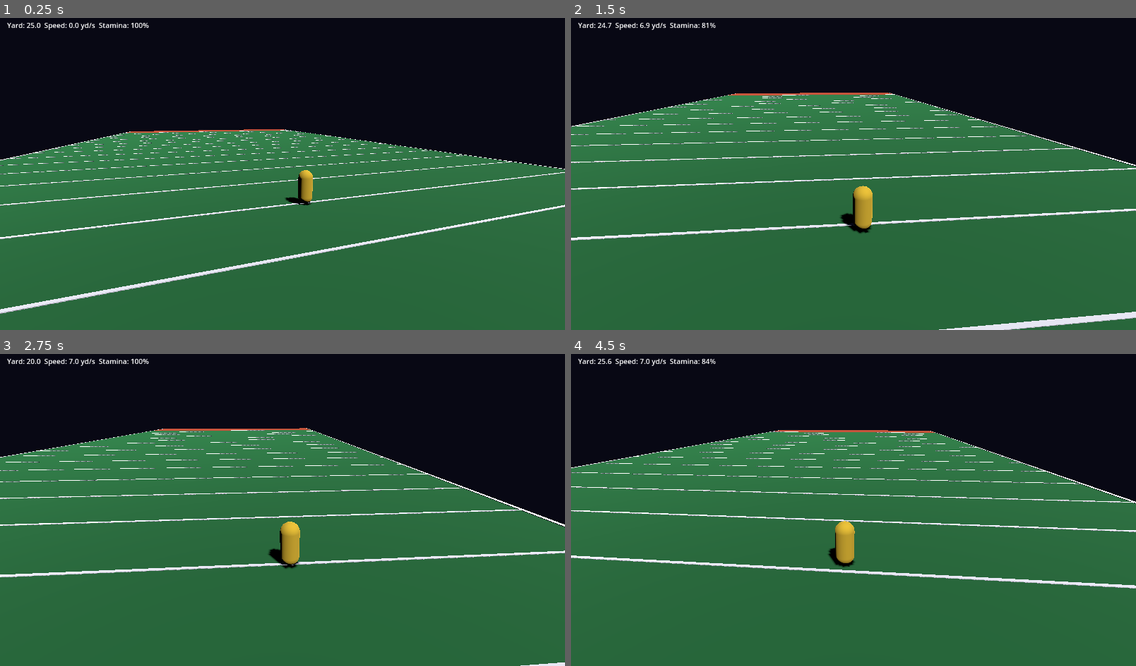
Above: before the commit, frames 1-4 (two rows, left to right).
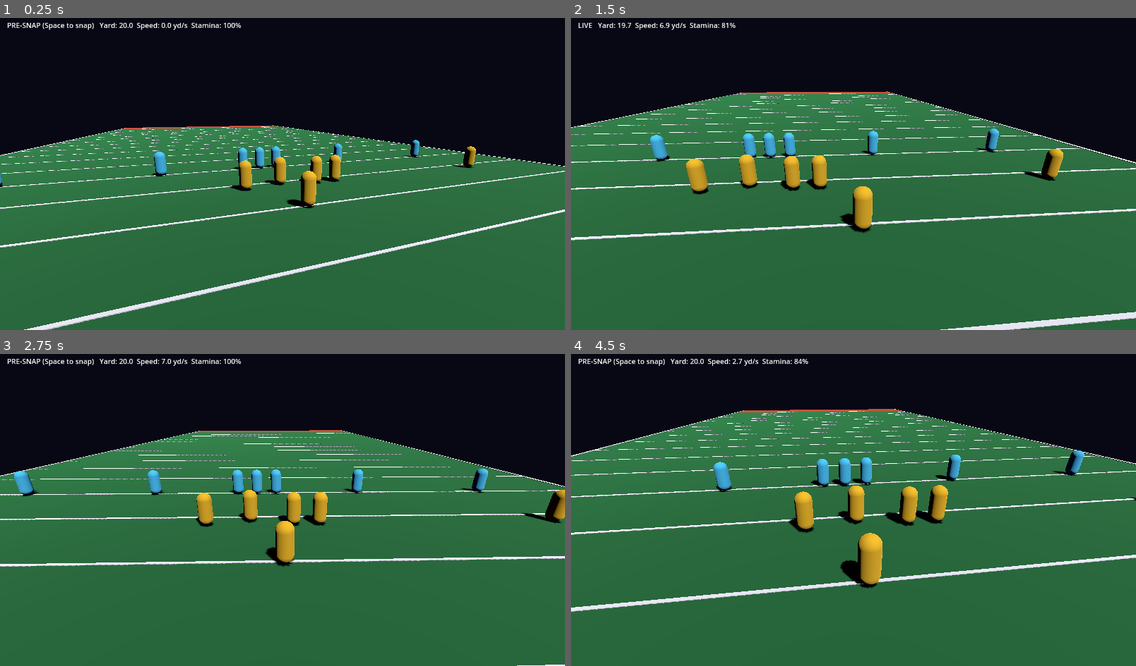
Above: after the commit, the same moments.

Repository: ZeratulAuditore/CraterBowl
Game: Godot game, scene res://scenes/main.tscn
Two runs of this game, one before a commit and one after it. Both use one fixed random seed, a clock stepped at 60 frames per second and the inputs below.
Inputs:
- Up to frame 1 (0.25 s): no input
- Up to frame 2 (1.5 s): tap Enter at 0.5 s; hold D 0.53-1.28 s; hold Shift 0.53-1.28 s; tap R at 0.6 s; tap Space at 0.77, 1.07 s; hold S from 1.28 s (still down); tap Shift at 1.35 s
- Up to frame 3 (2.75 s): tap Space at 1.52, 1.55, 1.82, 2.1 s; release S at 2.03 s; hold D from 2.03 s (still down); tap R at 2.3 s
- Up to frame 4 (4.5 s): release D at 2.78 s; hold W 2.78-3.53 s; tap R at 2.85, 4.35 s; tap Space at 3.02, 3.32, 3.77, 3.8, 4.07 s; tap Shift at 3.05 s; hold Shift 3.53-4.28 s; hold A from 3.53 s (still down)

The runs differ from the first frame. In frame 1, 8.2% of the frame differs, in the area x 0-100%, y 1-100%; in frame 2, 4.3%; in frame 3, 11%; in frame 4, 16%, in the area x 0-100%, y 1-83%.

Commit message:
iter 002: A02 ball + snap via authoritative World sim
Co-Authored-By: Claude Opus 5.5 <noreply@anthropic.com>

Diff:
--- a/src/game/main.gd
+++ b/src/game/main.gd
@@ -2,11 +2,19 @@
 ## Builds the field, spawns the local player and camera. Presentation only:
 ## rules live in src/sim. Sim (x, y) yards maps to 3D (x, 0, -y).
 
-const Field := preload("res://src/sim/field.gd")
+const World := preload("res://src/sim/world.gd")
+const Athlete := preload("res://src/sim/athlete.gd")
 const PlayerNode := preload("res://src/game/player.gd")
 
-var field := Field.new()
-var player: Node3D
+const TEAM_COLORS := [Color(0.95, 0.75, 0.15), Color(0.3, 0.8, 0.95)]
+
+var world := World.new()
+const Field := preload("res://src/sim/field.gd")
+var field: Field = world.field
+var controlled_id := -1
+var views: Array = []
+var player: Node3D  # view of the controlled athlete
+var ball_view: MeshInstance3D
 var camera: Camera3D
 var hud: Label
 
@@ -16,10 +24,10 @@
 func _ready() -> void:
 	_build_environment()
 	_build_field()
-	player = PlayerNode.new()
-	player.name = "Player"
-	player.setup(field, Vector2(field.width / 2.0, 25.0))
-	add_child(player)
+	_spawn_teams()
+	world.setup_formation(25.0)
+	for v in views:
+		v.sync()
 	camera = Camera3D.new()
 	camera.name = "FollowCamera"
 	camera.fov = 65
@@ -32,14 +40,64 @@
 	layer.add_child(hud)
 	add_child(layer)
 
+func _spawn_teams() -> void:
+	var cx: float = field.width / 2.0
+	var R := Athlete.Role
+	var offense := [[R.C, 0.0], [R.QB, 0.0], [R.WR, -18.0], [R.WR, 18.0], [R.RB, 4.0], [R.OL, -2.5], [R.OL, 2.5]]
+	var defense := [[R.DL, -1.5], [R.DL, 1.5], [R.LB, 0.0], [R.CB, -18.0], [R.CB, 18.0], [R.S, -8.0], [R.S, 8.0]]
+	for t in 2:
+		for e in (offense if t == 0 else defense):
+			var a := world.add_athlete(t, e[0], Vector2(cx + e[1], 0))
+			var v := PlayerNode.new()
+			v.name = "Athlete%d" % a.id
+			v.setup(a, TEAM_COLORS[t])
+			add_child(v)
+			views.append(v)
+	controlled_id = world.find_role(0, R.QB).id
+	player = views[controlled_id]
+	ball_view = MeshInstance3D.new()
+	ball_view.name = "Ball"
+	var sm := SphereMesh.new()
+	sm.radius = 0.18
+	sm.height = 0.36
+	var bm := StandardMaterial3D.new()
+	bm.albedo_color = Color(0.45, 0.25, 0.1)
+	sm.material = bm
+	ball_view.mesh = sm
+	ball_view.scale = Vector3(1, 1, 1.7)
+	add_child(ball_view)
+
+func read_input() -> Vector2:
+	var v := Vector2.ZERO
+	if Input.is_key_pressed(KEY_W): v.y += 1
+	if Input.is_key_pressed(KEY_S): v.y -= 1
+	if Input.is_key_pressed(KEY_D): v.x += 1
+	if Input.is_key_pressed(KEY_A): v.x -= 1
+	return v
+
+func _unhandled_key_input(e: InputEvent) -> void:
+	if e is InputEventKey and e.pressed and not e.echo:
+		if e.keycode == KEY_SPACE:
+			world.snap()
+		elif e.keycode == KEY_R:
+			world.setup_formation(world.los_y)
+
+func _physics_process(delta: float) -> void:
+	world.step({controlled_id: {"dir": read_input(), "sprint": Input.is_key_pressed(KEY_SHIFT)}}, delta)
+	for v in views:
+		v.sync()
+	var b = world.ball.position
+	ball_view.position = Vector3(b.x, b.z, -b.y)
+
 func _process(delta: float) -> void:
 	var target := player.global_position
 	var desired := target + Vector3(0, 6, 9)
 	camera.global_position = camera.global_position.lerp(desired, clampf(delta * 6.0, 0.0, 1.0))
 	camera.look_at(target + Vector3(0, 1, -4))
-	var m = player.motion
-	hud.text = "Yard: %.1f  Speed: %.1f yd/s  Stamina: %d%%%s" % [
-		m.position.y, m.speed(), int(m.stamina * 100), "  (WINDED)" if m.sprint_locked else ""]
+	var m = player.athlete
+	var phase_name: String = ["PRE-SNAP (Space to snap)", "LIVE", "DEAD (R to reset)"][world.phase]
+	hud.text = "%s   Yard: %.1f  Speed: %.1f yd/s  Stamina: %d%%%s" % [
+		phase_name, m.position.y, m.speed(), int(m.stamina * 100), "  (WINDED)" if m.sprint_locked else ""]
 
 func _build_environment() -> void:
 	var sun := DirectionalLight3D.new()
--- a/src/game/player.gd
+++ b/src/game/player.gd
@@ -1,12 +1,12 @@
 extends Node3D
-## Local player: reads input, drives PlayerMotion sim, mirrors its position.
+## View of one sim athlete. Mirrors position; owns no rules.
 
-const PlayerMotion := preload("res://src/sim/player_motion.gd")
+var athlete  # sim athlete
+var color := Color(0.9, 0.75, 0.2)
 
-var motion: PlayerMotion
-
-func setup(field, start: Vector2) -> void:
-	motion = PlayerMotion.new(start, field)
+func setup(a, c: Color) -> void:
+	athlete = a
+	color = c
 
 func _ready() -> void:
 	var mi := MeshInstance3D.new()
@@ -14,26 +14,14 @@
 	cap.radius = 0.4
 	cap.height = 1.9
 	var mat := StandardMaterial3D.new()
-	mat.albedo_color = Color(0.9, 0.75, 0.2)
+	mat.albedo_color = color
 	cap.material = mat
 	mi.mesh = cap
 	mi.position.y = 0.95
 	add_child(mi)
-	_sync()
+	sync()
 
-func read_input() -> Vector2:
-	var v := Vector2.ZERO
-	if Input.is_key_pressed(KEY_W): v.y += 1
-	if Input.is_key_pressed(KEY_S): v.y -= 1
-	if Input.is_key_pressed(KEY_D): v.x += 1
-	if Input.is_key_pressed(KEY_A): v.x -= 1
-	return v
-
-func _physics_process(delta: float) -> void:
-	motion.step(read_input(), Input.is_key_pressed(KEY_SHIFT), delta)
-	_sync()
-
-func _sync() -> void:
-	position = Vector3(motion.position.x, 0, -motion.position.y)
-	if motion.speed() > 0.1:
-		rotation.y = atan2(-motion.velocity.x, motion.velocity.y)
+func sync() -> void:
+	position = Vector3(athlete.position.x, 0, -athlete.position.y)
+	if athlete.speed() > 0.1:
+		rotation.y = atan2(-athlete.velocity.x, athlete.velocity.y)
--- /dev/null
+++ b/src/sim/athlete.gd
@@ -0,0 +1,14 @@
+extends "res://src/sim/player_motion.gd"
+## An athlete on the field: motion + identity.
+
+enum Role { QB, C, WR, RB, LB, CB, S, OL, DL }
+
+var id: int = 0
+var team: int = 0
+var role: Role = Role.WR
+
+func _init(p_id: int = 0, p_team: int = 0, p_role: Role = Role.WR, start: Vector2 = Vector2.ZERO, f = null) -> void:
+	super(start, f)
+	id = p_id
+	team = p_team
+	role = p_role
--- /dev/null
+++ b/src/sim/ball.gd
@@ -0,0 +1,17 @@
+extends RefCounted
+## Ball state. Position is 3D in sim space: (x, y) field plane, z = height (yards).
+
+enum State { HELD, IN_FLIGHT, LOOSE, DEAD }
+
+var state: State = State.DEAD
+var holder_id: int = -1
+var position := Vector3.ZERO
+var velocity := Vector3.ZERO
+
+func hold(id: int) -> void:
+	state = State.HELD
+	holder_id = id
+	velocity = Vector3.ZERO
+
+func is_held_by(id: int) -> bool:
+	return state == State.HELD and holder_id == id
--- a/src/sim/tuning.gd
+++ b/src/sim/tuning.gd
@@ -17,3 +17,7 @@
 const FIELD_WIDTH := 53.33
 const ENDZONE_DEPTH := 10.0
 const OOB_MARGIN := 2.0
+
+# Ball
+const SNAP_TIME := 0.35        # seconds for snap flight C -> QB
+const BALL_CARRY_HEIGHT := 1.1 # yards above turf when held
--- /dev/null
+++ b/src/sim/world.gd
@@ -0,0 +1,113 @@
+extends RefCounted
+## Authoritative match simulation: athletes, ball, play phase.
+## Deterministic and input-driven: step(inputs, dt) where inputs maps
+## athlete id -> {"dir": Vector2, "sprint": bool}.
+
+const T := preload("res://src/sim/tuning.gd")
+const Field := preload("res://src/sim/field.gd")
+const Athlete := preload("res://src/sim/athlete.gd")
+const Ball := preload("res://src/sim/ball.gd")
+
+enum Phase { PRESNAP, LIVE, DEAD }
+
+signal event(name: String, data: Dictionary)
+
+var field := Field.new()
+var ball := Ball.new()
+var athletes: Array = []   # Array[Athlete]
+var phase: Phase = Phase.DEAD
+var offense_team := 0
+var los_y := 25.0
+var _snap_t := 0.0
+var _snap_from := Vector3.ZERO
+var _snap_to_id := -1
+
+func add_athlete(team: int, role: int, pos: Vector2) -> Athlete:
+	var a := Athlete.new(athletes.size(), team, role, pos, field)
+	athletes.append(a)
+	return a
+
+func get_athlete(id: int) -> Athlete:
+	return athletes[id] if id >= 0 and id < athletes.size() else null
+
+func find_role(team: int, role: int) -> Athlete:
+	for a in athletes:
+		if a.team == team and a.role == role:
+			return a
+	return null
+
+## Offense attacks +y. Places the C on the LOS and the QB 5 yd behind. Other
+## athletes keep their x and are set on their side of the line.
+func setup_formation(los: float) -> void:
+	los_y = los
+	var cx := field.width / 2.0
+	var c := find_role(offense_team, Athlete.Role.C)
+	var qb := find_role(offense_team, Athlete.Role.QB)
+	for a in athletes:
+		a.velocity = Vector2.ZERO
+		if a.team == offense_team:
+			a.position.y = los - 1.0
+		else:
+			a.position.y = los + 5.0
+	if c:
+		c.position = Vector2(cx, los - 0.5)
+	if qb:
+		qb.position = Vector2(cx, los - 5.0)
+	if c:
+		ball.hold(c.id)
+	phase = Phase.PRESNAP
+	_sync_ball()
+
+func snap() -> bool:
+	if phase != Phase.PRESNAP:
+		return false
+	var c := find_role(offense_team, Athlete.Role.C)
+	var qb := find_role(offense_team, Athlete.Role.QB)
+	if c == null or qb == null or not ball.is_held_by(c.id):
+		return false
+	ball.state = Ball.State.IN_FLIGHT
+	ball.holder_id = -1
+	_snap_t = 0.0
+	_snap_from = ball.position
+	_snap_to_id = qb.id
+	phase = Phase.LIVE
+	event.emit("snap", {"qb": qb.id})
+	return true
+
+func step(inputs: Dictionary, dt: float) -> void:
+	for a in athletes:
+		var inp: Dictionary = inputs.get(a.id, {})
+		a.step(inp.get("dir", Vector2.ZERO), inp.get("sprint", false), dt)
+		if phase == Phase.PRESNAP:
+			_enforce_neutral_zone(a)
+	_step_snap(dt)
+	_sync_ball()
+
+func _enforce_neutral_zone(a: Athlete) -> void:
+	if a.team == offense_team:
+		if a.position.y > los_y - 0.5:
+			a.position.y = los_y - 0.5
+			a.velocity.y = minf(a.velocity.y, 0.0)
+	else:
+		if a.position.y < los_y + 0.5:
+			a.position.y = los_y + 0.5
+			a.velocity.y = maxf(a.velocity.y, 0.0)
+
+func _step_snap(dt: float) -> void:
+	if _snap_to_id < 0 or ball.state != Ball.State.IN_FLIGHT:
+		return
+	_snap_t += dt
+	var qb := get_athlete(_snap_to_id)
+	var to := Vector3(qb.position.x, qb.position.y, T.BALL_CARRY_HEIGHT)
+	var k := clampf(_snap_t / T.SNAP_TIME, 0.0, 1.0)
+	ball.position = _snap_from.lerp(to, k)
+	if k >= 1.0:
+		ball.hold(_snap_to_id)
+		_snap_to_id = -1
+		event.emit("snap_received", {"qb": qb.id})
+
+func _sync_ball() -> void:
+	if ball.state == Ball.State.HELD:
+		var h := get_athlete(ball.holder_id)
+		if h:
+			ball.position = Vector3(h.position.x, h.position.y, T.BALL_CARRY_HEIGHT)
--- /dev/null
+++ b/tests/test_ball_snap.gd
@@ -0,0 +1,69 @@
+extends "res://tests/test_case.gd"
+
+const World := preload("res://src/sim/world.gd")
+const Athlete := preload("res://src/sim/athlete.gd")
+const Ball := preload("res://src/sim/ball.gd")
+const T := preload("res://src/sim/tuning.gd")
+const DT := 1.0 / 60.0
+
+func _world() -> World:
+	var w := World.new()
+	w.add_athlete(0, Athlete.Role.C, Vector2(26, 20))
+	w.add_athlete(0, Athlete.Role.QB, Vector2(26, 15))
+	w.add_athlete(0, Athlete.Role.WR, Vector2(5, 20))
+	w.add_athlete(1, Athlete.Role.LB, Vector2(26, 30))
+	w.setup_formation(25.0)
+	return w
+
+func _run(w, inputs: Dictionary, seconds: float) -> void:
+	for i in int(round(seconds / DT)):
+		w.step(inputs, DT)
+
+func test_formation() -> void:
+	var w := _world()
+	var c := w.find_role(0, Athlete.Role.C)
+	var qb := w.find_role(0, Athlete.Role.QB)
+	assert_near(c.position.y, 24.5, 0.001, "C on LOS")
+	assert_near(qb.position.y, 20.0, 0.001, "QB 5 behind")
+	assert_eq(w.phase, World.Phase.PRESNAP, "presnap")
+	assert_true(w.ball.is_held_by(c.id), "C holds ball")
+
+func test_neutral_zone_presnap() -> void:
+	var w := _world()
+	var wr := w.find_role(0, Athlete.Role.WR)
+	var lb := w.find_role(1, Athlete.Role.LB)
+	_run(w, {wr.id: {"dir": Vector2(0, 1), "sprint": true}, lb.id: {"dir": Vector2(0, -1)}}, 3.0)
+	assert_true(wr.position.y <= 24.5 + 0.0001, "offense held behind LOS")
+	assert_true(lb.position.y >= 25.5 - 0.0001, "defense held behind LOS")
+
+func test_snap_transfers_to_qb() -> void:
+	var w := _world()
+	var qb := w.find_role(0, Athlete.Role.QB)
+	assert_true(w.snap(), "snap accepted")
+	assert_eq(w.phase, World.Phase.LIVE, "live at snap")
+	assert_eq(w.ball.state, Ball.State.IN_FLIGHT, "in flight")
+	_run(w, {}, T.SNAP_TIME * 0.5)
+	assert_eq(w.ball.state, Ball.State.IN_FLIGHT, "still in flight mid-snap")
+	_run(w, {}, T.SNAP_TIME)
+	assert_true(w.ball.is_held_by(qb.id), "QB holds ball")
+
+func test_second_snap_rejected() -> void:
+	var w := _world()
+	assert_true(w.snap())
+	assert_true(not w.snap(), "can't snap during live play")
+
+func test_held_ball_follows_holder() -> void:
+	var w := _world()
+	var qb := w.find_role(0, Athlete.Role.QB)
+	w.snap()
+	_run(w, {}, 1.0)
+	_run(w, {qb.id: {"dir": Vector2(1, 0)}}, 1.0)
+	assert_near(w.ball.position.x, qb.position.x, 0.001, "ball x")
+	assert_near(w.ball.position.y, qb.position.y, 0.001, "ball y")
+
+func test_live_players_can_cross_los() -> void:
+	var w := _world()
+	var wr := w.find_role(0, Athlete.Role.WR)
+	w.snap()
+	_run(w, {wr.id: {"dir": Vector2(0, 1)}}, 2.0)
+	assert_true(wr.position.y > 26.0, "WR runs past LOS after snap")
Not shown, added: ASSETS.md
Not shown, changed: FEATURES.md
Not shown, changed: ITERATIONS.md
Not shown, added: docs/iterations/002-ball-and-snap.md
